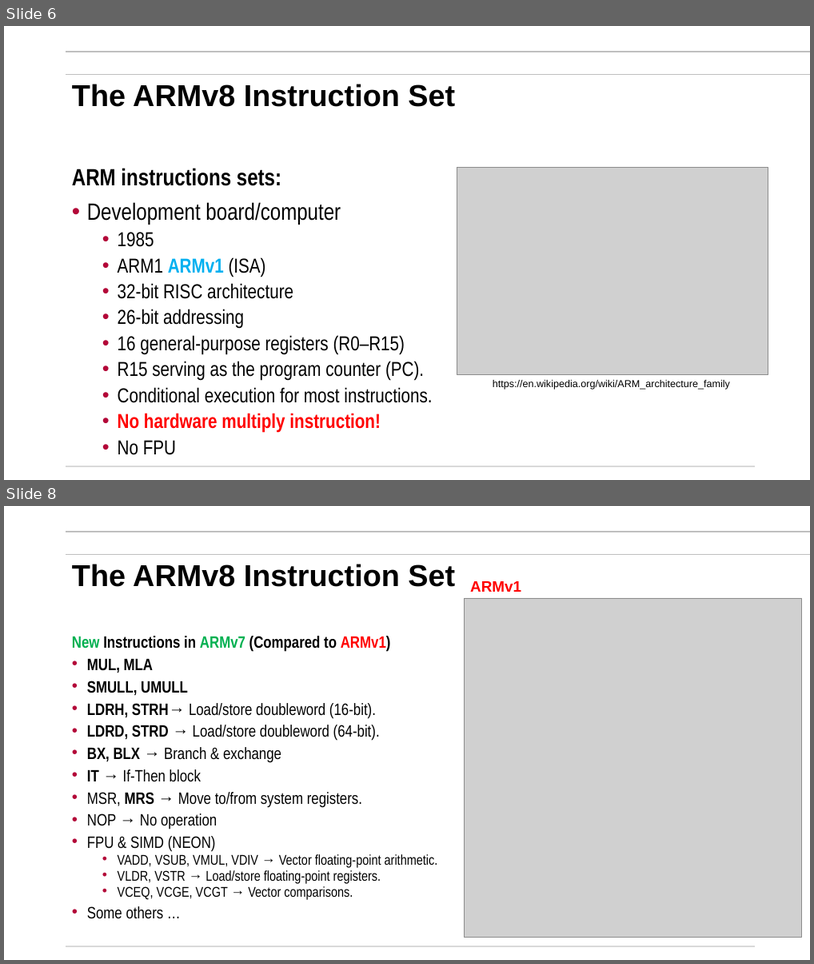
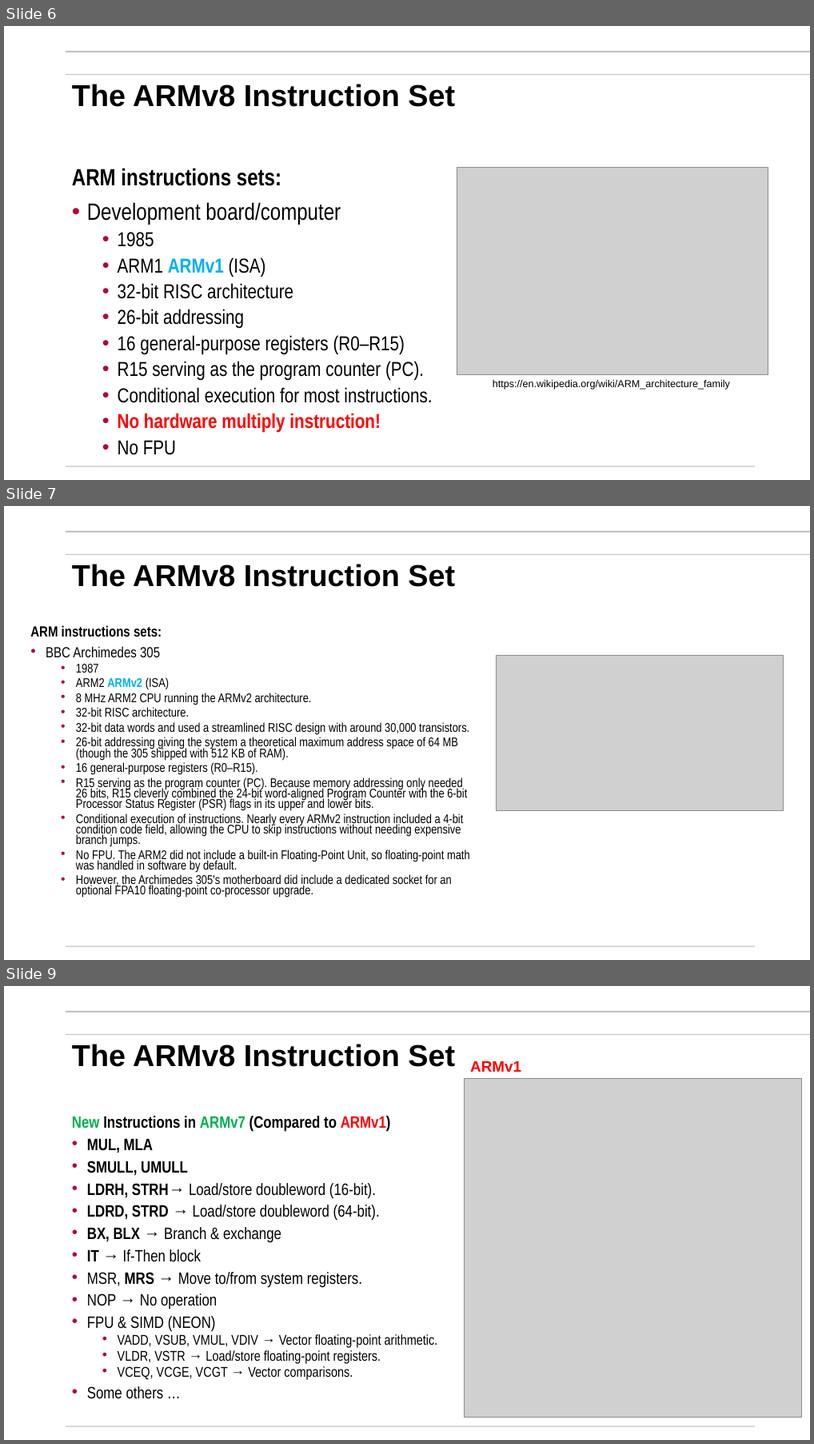
Before and after one commit to mikegrace2/CSEN20-Fall2026-Course-Website, a slide deck: Week10_64bitArmAndFinalPrep/ARM64Bit_V4.pptx. Shown one above the other, each under a label of ours: slides 6 and 8 before the commit, slides 6, 7 and 9 after it; the slides between them are not shown. The pictures are 814x964 and 814x1444 pixels, drawn with LibreOffice and Linux fonts; fonts in the diff are those of the drawing; grey boxes stand for pictures; background and template pictures are left out. Boxes give left, top, right and bottom in pixels: in the first picture for what was removed or moved away, otherwise in the second. Text is boxed around its words. In the diff, an @@ line names an element or a change of style, - is before the commit and + after.

```diff
--- a/Week10_64bitArmAndFinalPrep/ARM64Bit_V4.pptx
+++ b/Week10_64bitArmAndFinalPrep/ARM64Bit_V4.pptx
@@ slide 7 added at [4,506,810,960], background #FFFFFF; not listed: 3 template elements that a slide beside it also shows @@
@@ title added at [72,564,455,587], 36 pt, text #000000, bold @@
+The ARMv8 Instruction Set
@@ text added at [30,625,470,897], 15 pt, text #000000 @@
+ARM instructions sets:
+• BBC Archimedes 305
+  • 1987
+  • ARM2 ARMv2 (ISA)
+  • 8 MHz ARM2 CPU running the ARMv2 architecture.
+  • 32-bit RISC architecture.
+  • 32-bit data words and used a streamlined RISC design with around 30,000 transistors.
+  • 26-bit addressing giving the system a theoretical maximum address space of 64 MB (though the 305 shipped with 512 KB of RAM).
+  • 16 general-purpose registers (R0–R15).
+  • R15 serving as the program counter (PC). Because memory addressing only needed 26 bits, R15 cleverly combined the 24-bit word-aligned Program Counter with the 6-bit Processor Status Register (PSR) flags in its upper and lower bits.
+  • Conditional execution of instructions. Nearly every ARMv2 instruction included a 4-bit condition code field, allowing the CPU to skip instructions without needing expensive branch jumps.
+  • No FPU. The ARM2 did not include a built-in Floating-Point Unit, so floating-point math was handled in software by default.
+  • However, the Archimedes 305's motherboard did include a dedicated socket for an optional FPA10 floating-point co-processor upgrade.
@@ picture added at [497,656,783,810] @@
@@ what was slide 8 is now slide 9 @@
```
Also in this commit, not shown: 10 slides changed, 11 other slides added, 1 slide removed.
